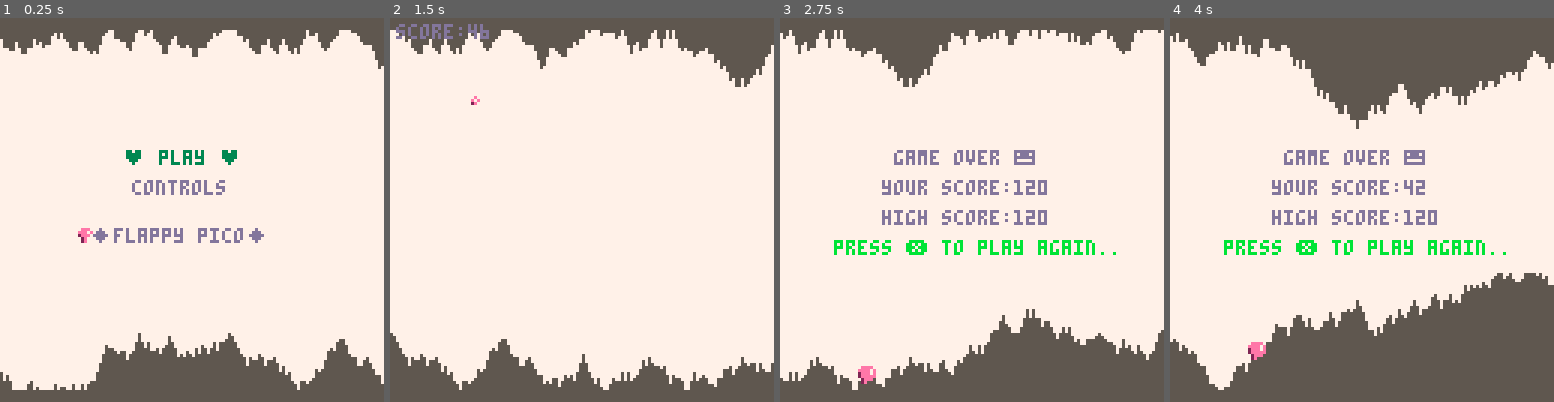
Above: before the commit, frames 1-4 (left to right).
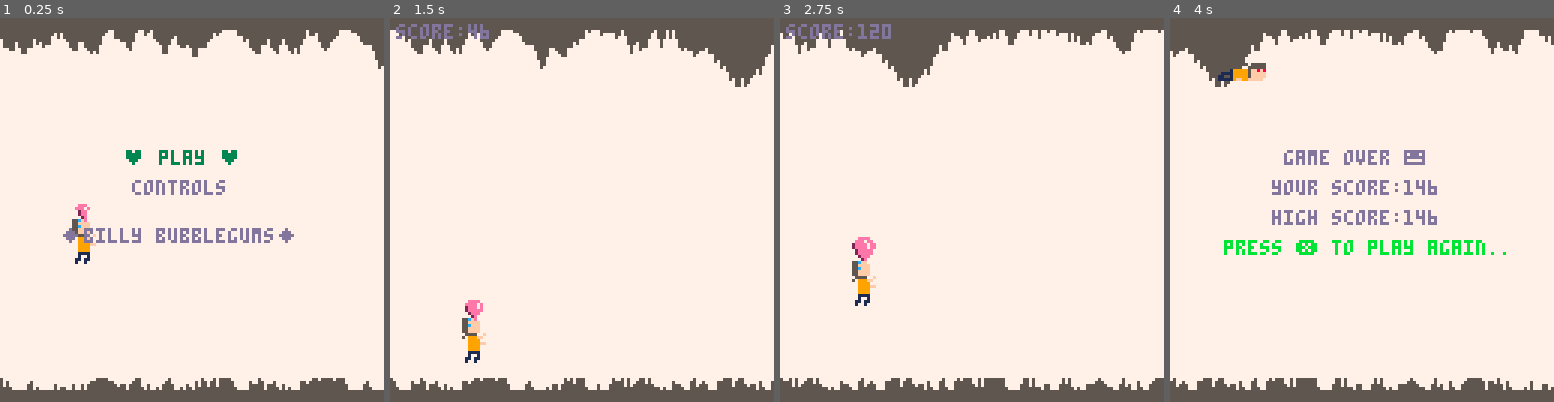
Above: after the commit, the same moments.

Repository: DoctorMikeReddy/billybubblegums
Game: PICO-8 cartridge billybubblegums.p8
The game is run twice, just before and just after one commit, with the same random seed, the same clock (stepped at 60 frames per second) and the same inputs.
Inputs:
- Up to frame 1 (0.25 s): no input
- Up to frame 2 (1.5 s): tap X (X key) at 0.33, 1.07 s; tap O (Z key) at 0.7 s
- Up to frame 3 (2.75 s): tap O (Z key) at 1.7, 2.1, 2.5 s; tap X (X key) at 1.85 s; hold Up 2.15-2.42 s
- Up to frame 4 (4 s): tap O (Z key) at 2.9, 3.3, 3.7 s; tap X (X key) at 2.97 s; hold Down 3.63-3.97 s

The runs differ from the first frame. In frame 1, 7.0% of the frame differs, in the area x 0-100%, y 48-97%; in frame 2, 4.5%; in frame 3, 12%; in frame 4, 28%, in the area x 0-100%, y 3-97%.

Commit message:
Basic mechanics

Diff:
--- a/billybubblegums.p8
+++ b/billybubblegums.p8
@@ -16,7 +16,7 @@
  next_step = point_step -- first speed increment
  make_player()
  make_cave()
- make_coin()
+ --make_coin()
 	high_score = dget(1)
 end
 
@@ -28,10 +28,10 @@
 		update_coin()
 		move_player()
 		check_hit()
-		hit_coin()
+		--hit_coin()
 		speed_modifier()
-		else
-			if (btnp(5)) _init() --restart game
+	else
+		if (btnp(5)) _init() --restart game
 	end
 end
 
@@ -61,9 +61,11 @@
 	player.x=24
 	player.y=60
 	player.dy=0
-	player.rise=1
-	player.fall=2
-	player.dead=3
+	player.state=2
+	player.rise=3
+	player.fall=4
+	player.body=19
+	player.dead=2
 	player.speed=2
 	player.score=0
 	player.jump_velocity=1
@@ -72,10 +74,15 @@
 function draw_player()
 	if (game_over) then
 		spr(player.dead,player.x,player.y)
+		spr(player.dead-1,player.x-8,player.y)
 	elseif(player.dy < 0) then
 		spr(player.rise,player.x,player.y)
+		spr(player.body,player.x,player.y+8)
+		spr(player.state+6,player.x,player.y-8)
 	else
 		spr(player.fall, player.x, player.y)
+		spr(player.body,player.x,player.y+8)
+		spr(player.state+6+16,player.x,player.y-8)
 	end
 end
 
@@ -87,6 +94,9 @@
 	end
 	-- new pos
 	player.y += player.dy
+	if (player.y>100) then
+		player.y=100
+	end
 
 	--score
 	player.score += flr(player.speed)
@@ -95,12 +105,16 @@
 
 function player_pump()
 	--player.dy = 0
-	player.dy -= player.jump_velocity
+	player.state +=1
+	if (player.state >4) then
+		player.state=0
+	end
 	sfx(0)
 end
 
 function player_gravity(grav)
 	player.dy+=grav -- gravity!!!
+	player.dy-=(player.state-2)/4
 end
 
 function check_hit()
@@ -196,7 +210,7 @@
 	draw_player()
 	if (menu_states["current"] == menu_states["main"]) then
 		line_colors[selected_item] = selected_color
-		print("◆flappy pico◆", 30,70,13)
+		print("◆billy bubblegums◆", 20,70,13)
 		print("♥ play ♥", 41,44,line_colors[1])
 		print("controls", 44, 54, line_colors[2])
 
@@ -225,7 +239,7 @@
 function make_cave()
 	cave={{["top"]=5,["btm"]=119}}
 	top = 45 --how low can we go
-	btm = 85 --how hiiigh can we get
+	btm = 120 --how hiiigh can we get
 end
 
 function update_cave()
Not shown, changed: 201 lines of the sprite sheet (__gfx__) section of billybubblegums.p8
